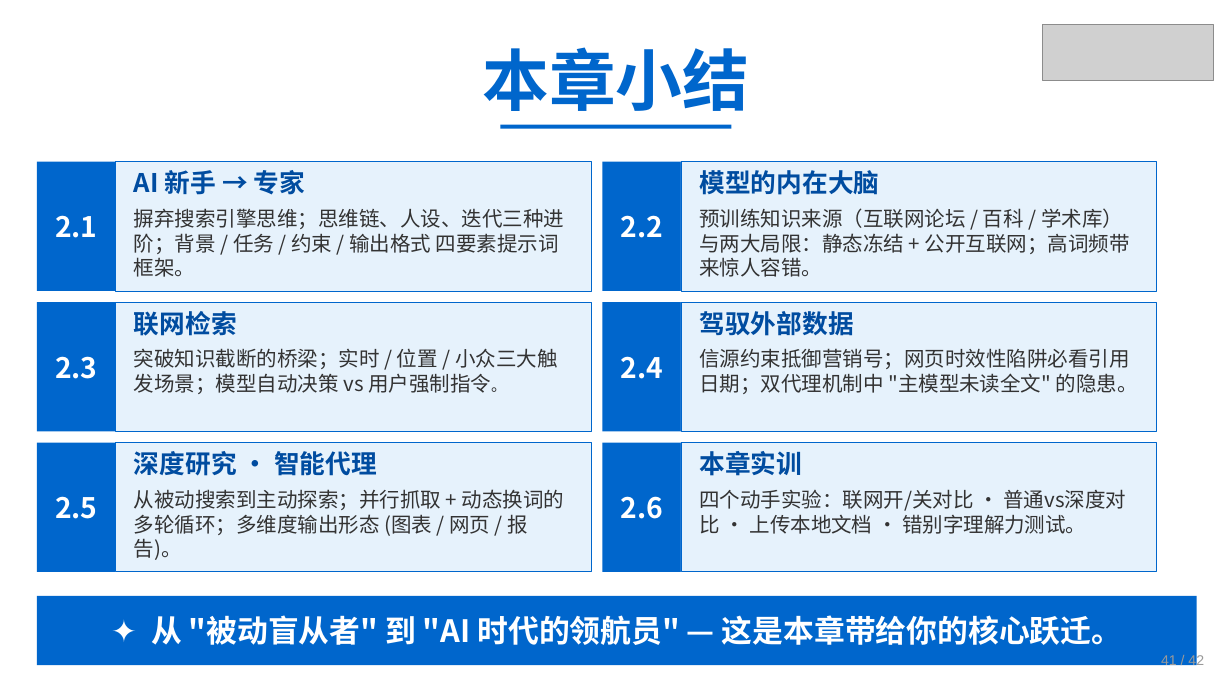
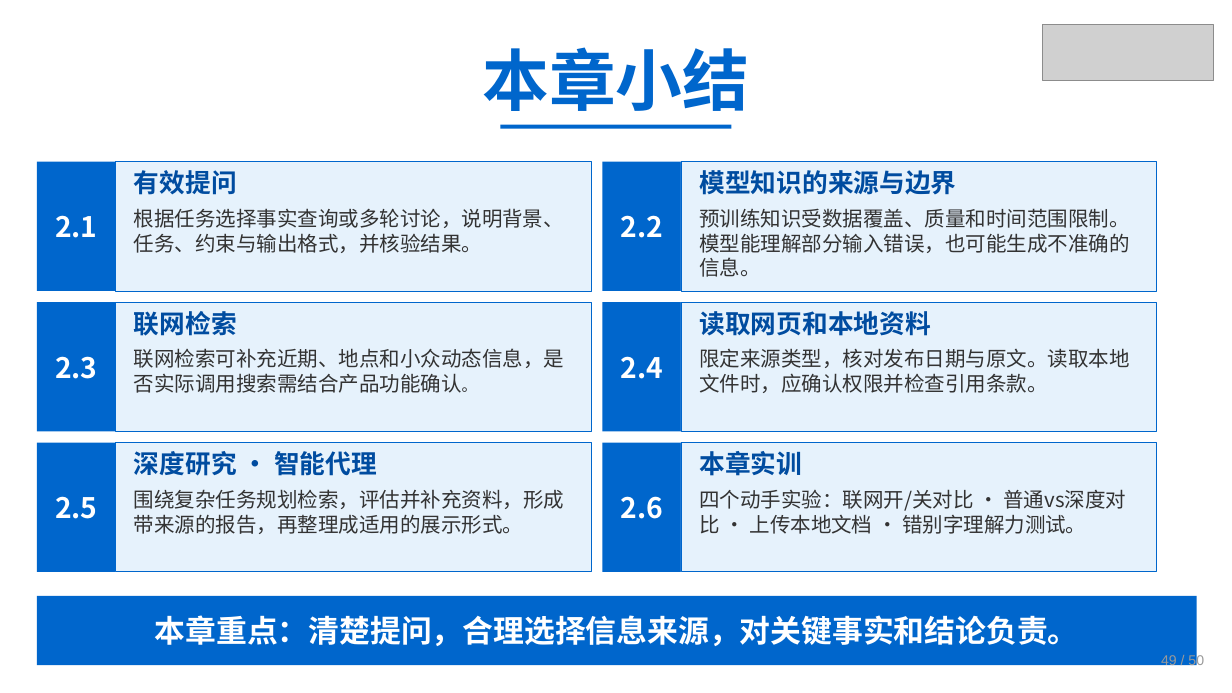
Before and after one commit to jpqiang/AIGC, a slide deck: slide 49 of 课件/第2章.pptx. Drawn at 1232x693 pixels with LibreOffice and Linux fonts; fonts in the diff are those of the drawing; grey boxes stand for pictures. Boxes give left, top, right and bottom in pixels: in the first picture for what was removed or moved away, otherwise in the second. Text is boxed around its words. In the diff, an @@ line names an element or a change of style, - is before the commit and + after.

```diff
--- a/课件/第2章.pptx
+++ b/课件/第2章.pptx
@@ text at bbox=[134, 170, 237, 195]: text changed @@
-AI 新手 → 专家
+有效提问
@@ text at bbox=[699, 170, 956, 195]: text changed @@
-模型的内在大脑
+模型知识的来源与边界
@@ text at bbox=[134, 208, 564, 253]: text changed @@
-摒弃搜索引擎思维；思维链、人设、迭代三种进阶；背景 / 任务 / 约束 / 输出格式 四要素提示词框架。
+根据任务选择事实查询或多轮讨论，说明背景、任务、约束与输出格式，并核验结果。
@@ text at bbox=[699, 208, 1129, 277]: text changed @@
-预训练知识来源（互联网论坛 / 百科 / 学术库）与两大局限：静态冻结 + 公开互联网；高词频带来惊人容错。
+预训练知识受数据覆盖、质量和时间范围限制。模型能理解部分输入错误，也可能生成不准确的信息。
@@ text at bbox=[699, 311, 930, 336]: text changed @@
-驾驭外部数据
+读取网页和本地资料
@@ text at bbox=[134, 348, 564, 393]: text changed @@
-突破知识截断的桥梁；实时 / 位置 / 小众三大触发场景；模型自动决策 vs 用户强制指令。
+联网检索可补充近期、地点和小众动态信息，是否实际调用搜索需结合产品功能确认。
@@ text at bbox=[699, 348, 1129, 393]: text changed @@
-信源约束抵御营销号；网页时效性陷阱必看引用日期；双代理机制中 "主模型未读全文" 的隐患。
+限定来源类型，核对发布日期与原文。读取本地文件时，应确认权限并检查引用条款。
@@ text at bbox=[134, 489, 564, 534]: text changed @@
-从被动搜索到主动探索；并行抓取 + 动态换词的多轮循环；多维度输出形态 (图表 / 网页 / 报告)。
+围绕复杂任务规划检索，评估并补充资料，形成带来源的报告，再整理成适用的展示形式。
@@ text at bbox=[155, 615, 1079, 646]: text changed @@
-✦ 从 "被动盲从者" 到 "AI 时代的领航员" — 这是本章带给你的核心跃迁。
+本章重点：清楚提问，合理选择信息来源，对关键事实和结论负责。
@@ text at bbox=[1161, 654, 1204, 669]: text changed @@
-41 / 42
+49 / 50
```
Also in this commit, not shown: 47 other slides changed.
